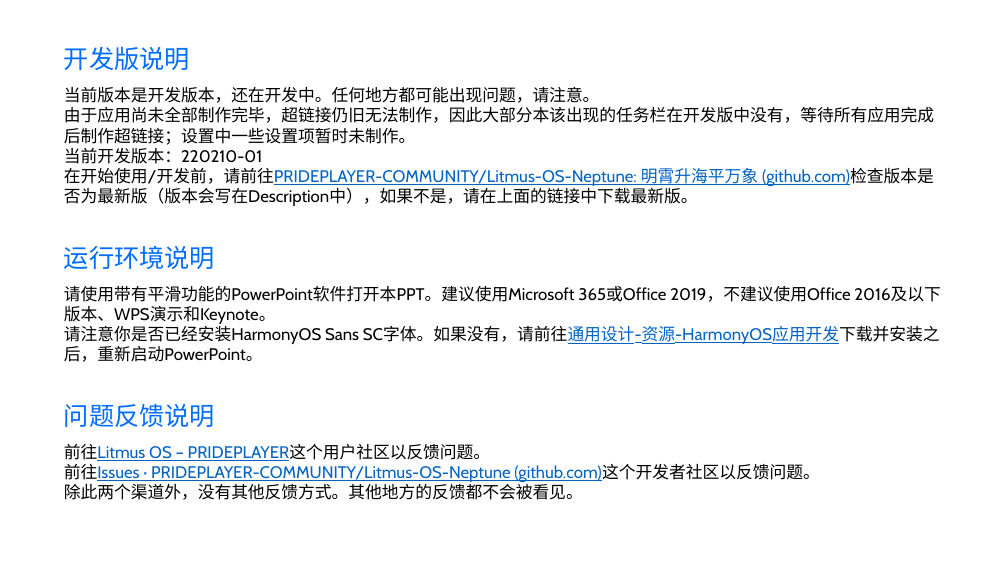
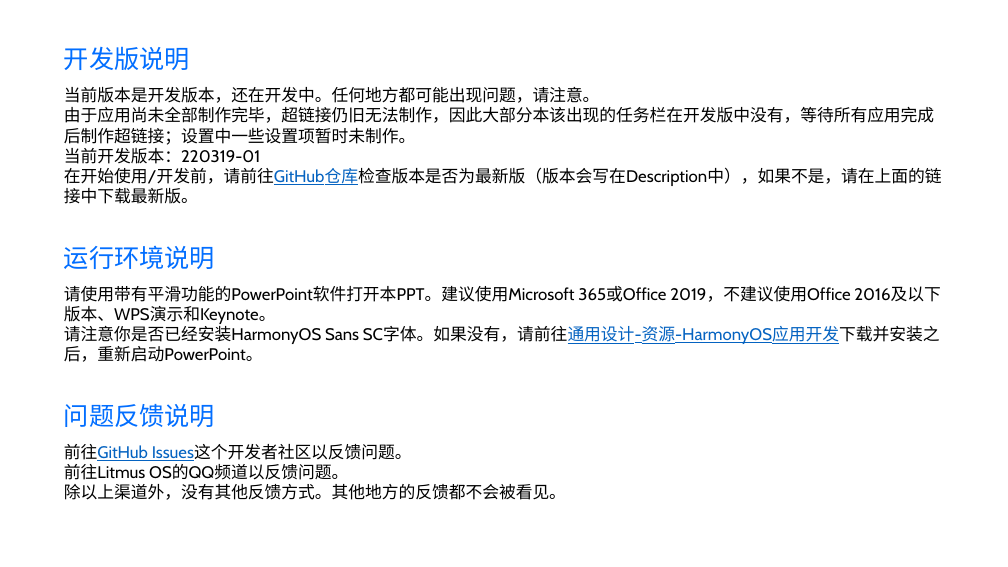
Before and after one commit to PridePlayer/Litmus-OS-Pluto-Neptune, a slide deck: slide 1 of ooobe.pptx. Drawn at 1008x567 pixels with LibreOffice and Linux fonts; fonts in the diff are those of the drawing. Boxes give left, top, right and bottom in pixels: in the first picture for what was removed or moved away, otherwise in the second. Text is boxed around its words. In the diff, an @@ line names an element or a change of style, - is before the commit and + after.

```diff
--- a/ooobe.pptx
+++ b/ooobe.pptx
@@ text at (x1=64, y1=148, x2=942, y2=204): text changed @@
-当前开发版本：220210-01
-在开始使用/开发前，请前往PRIDEPLAYER-COMMUNITY/Litmus-OS-Neptune: 明霄升海平万象 (github.com)检查版本是否为最新版（版本会写在Description中），如果不是，请在上面的链接中下载最新版。
+当前开发版本：220319-01
+在开始使用/开发前，请前往GitHub仓库检查版本是否为最新版（版本会写在Description中），如果不是，请在上面的链接中下载最新版。
@@ text at (x1=64, y1=444, x2=566, y2=500): text changed; text colour #0563C1 to #000000 @@
-前往Litmus OS – PRIDEPLAYER这个用户社区以反馈问题。
-前往Issues · PRIDEPLAYER-COMMUNITY/Litmus-OS-Neptune (github.com)这个开发者社区以反馈问题。
-除此两个渠道外，没有其他反馈方式。其他地方的反馈都不会被看见。
+前往GitHub Issues这个开发者社区以反馈问题。
+前往Litmus OS的QQ频道以反馈问题。
+除以上渠道外，没有其他反馈方式。其他地方的反馈都不会被看见。
```
